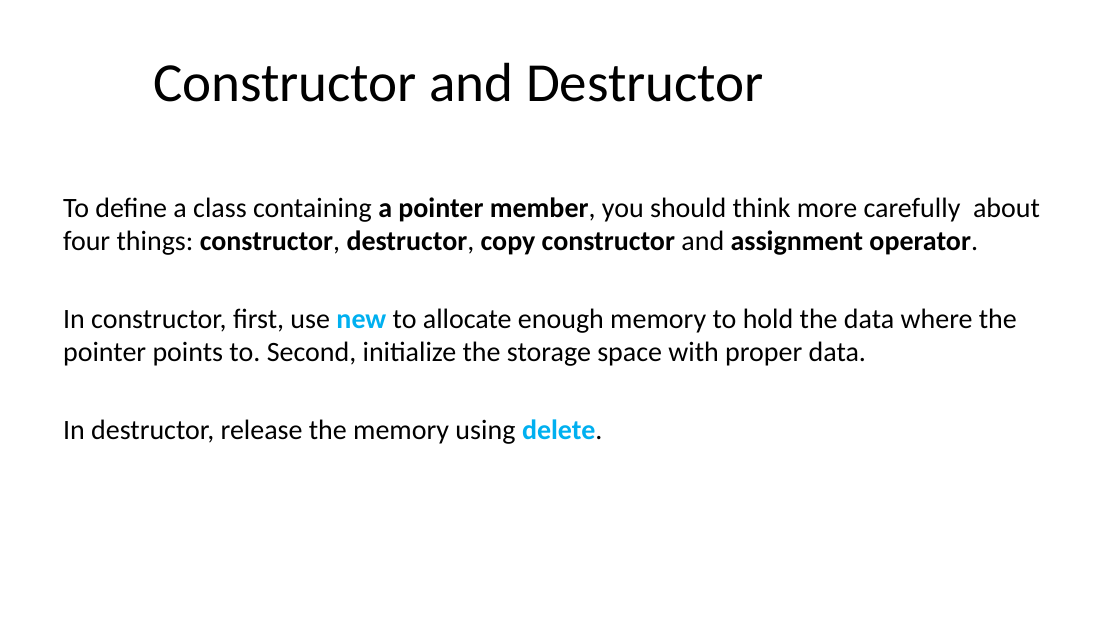
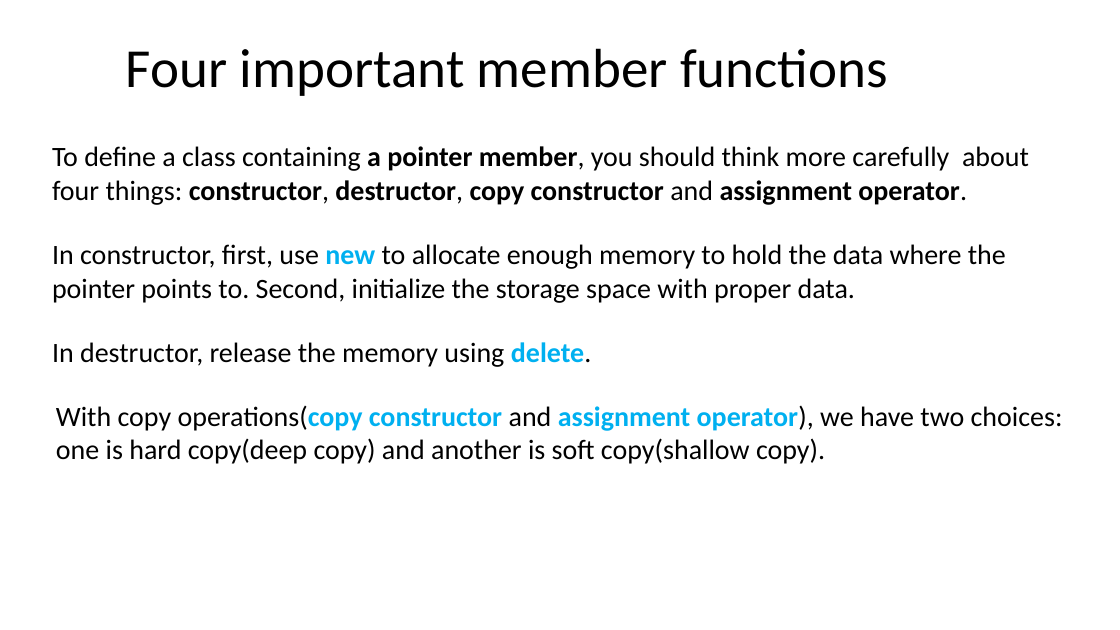
Before and after one commit to ShiqiYu/CPP, a slide deck: slide 3 of week11/Lab11.pptx. Drawn at 1120x630 pixels with LibreOffice and Linux fonts; fonts in the diff are those of the drawing; background and template pictures are left out. Boxes give left, top, right and bottom in pixels: in the first picture for what was removed or moved away, otherwise in the second. Text is boxed around its words. In the diff, an @@ line names an element or a change of style, - is before the commit and + after.

```diff
--- a/week11/Lab11.pptx
+++ b/week11/Lab11.pptx
@@ title at <box>126,48,888,96</box>: text changed @@
-Constructor and Destructor
+Four important member functions
@@ text "To define a class containing ...": place and size @@
-text "To define a class containing ..." at <box>63,197,1040,255</box>
+text "To define a class containing ..." at <box>52,146,1029,205</box>
@@ text "In constructor, first, use new ...": place and size @@
-text "In constructor, first, use new ..." at <box>63,308,1017,366</box>
+text "In constructor, first, use new ..." at <box>52,244,1006,303</box>
@@ text "In destructor, release the memory ...": place and size @@
-text "In destructor, release the memory ..." at <box>63,419,602,444</box>
+text "In destructor, release the memory ..." at <box>52,342,591,367</box>
@@ text added at <box>56,405,1063,464</box>, 24 pt, text #000000 @@
+  With copy operations(copy constructor and assignment operator), we have two choices:
+  one is hard copy(deep copy) and another is soft copy(shallow copy).
```
Also in this commit, not shown: 1 other slide changed, 2 slides added, 14 slides removed.
